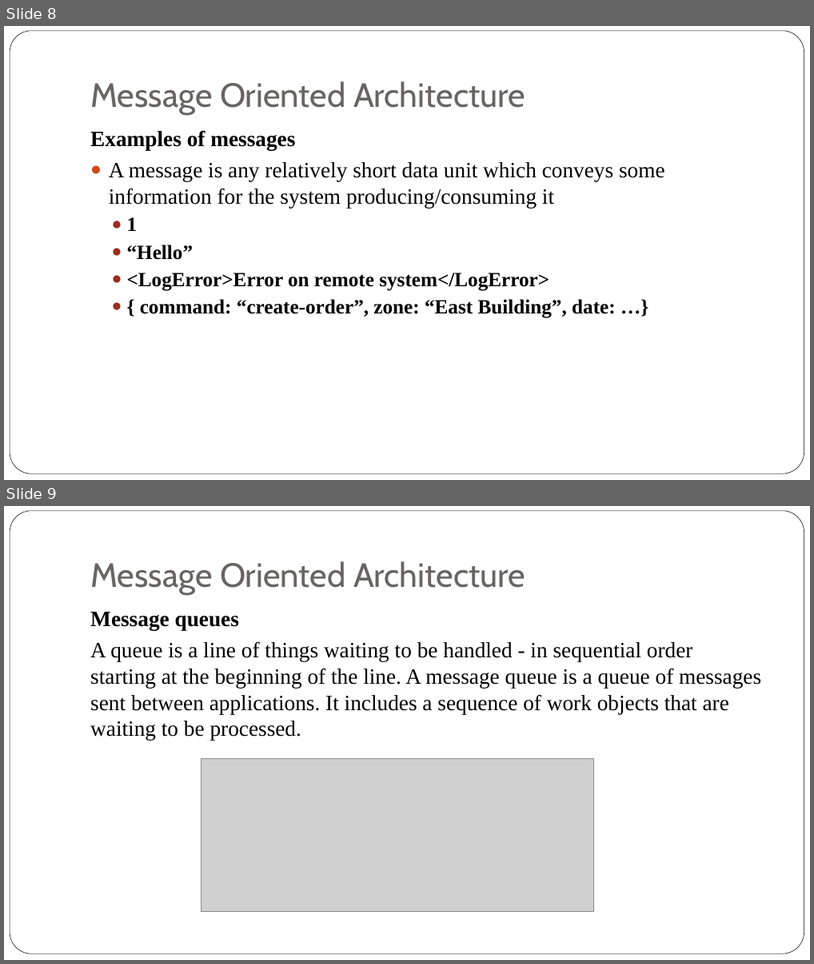
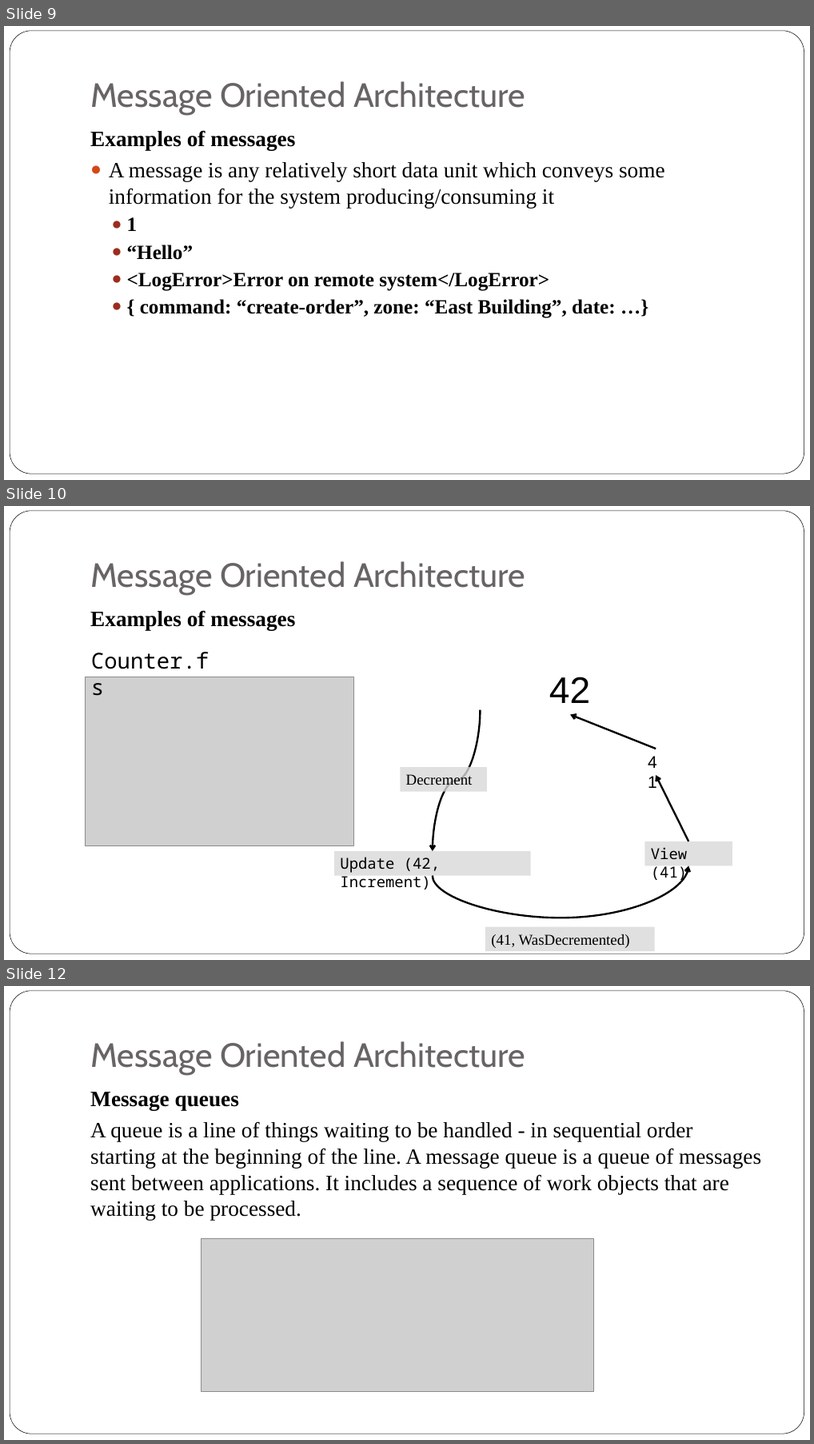
Before and after one commit to iskandersierra/DevSharp, a slide deck: Docs/Distributed Architecture.pptx. Shown one above the other, each under a label of ours: slides 8 and 9 before the commit, slides 9, 10 and 12 after it; the slides between them are not shown. The pictures are 814x964 and 814x1444 pixels, drawn with LibreOffice and Linux fonts; fonts in the diff are those of the drawing; grey boxes stand for pictures; background and template pictures are left out. Boxes give left, top, right and bottom in pixels: in the first picture for what was removed or moved away, otherwise in the second. Text is boxed around its words. In the diff, an @@ line names an element or a change of style, - is before the commit and + after.

```diff
--- a/Docs/Distributed Architecture.pptx
+++ b/Docs/Distributed Architecture.pptx
@@ slide 10 added at (4, 506, 810, 960), background #FFFFFF; not listed: 1 template element that a slide beside it also shows @@
@@ title added at (90, 561, 526, 595), 40 pt, text #696464 @@
+Message Oriented Architecture
@@ text added at (90, 610, 295, 630), 26 pt, text #000000, bold @@
+Examples of messages
@@ text added at (91, 652, 209, 669), 26 pt, text #000000 @@
+Counter.fs
@@ picture added at (85, 676, 354, 845) @@
@@ text added at (550, 676, 590, 703), 44 pt, text #000000 @@
+42
@@ curved arrow added from (481, 710) to (433, 851), #000000 2.25 pt @@
@@ arrow added from (656, 748) to (571, 715), #000000 2.25 pt @@
@@ rectangle added at (400, 768, 487, 792), fill #D9D9D9 at 80% opacity, 18 pt, text #000000 @@
+Decrement
@@ arrow added from (689, 841) to (656, 776), #000000 2.25 pt @@
@@ rectangle added at (646, 841, 733, 865), fill #D9D9D9 at 80% opacity, 18 pt, text #000000 @@
+View (41)
@@ rectangle added at (334, 851, 531, 875), fill #D9D9D9 at 80% opacity, 18 pt, text #000000 @@
+Update (42, Increment)
@@ curved arrow added from (433, 876) to (689, 865), #000000 2.25 pt @@
@@ text added at (651, 866, 687, 882), 20 pt, text #000000 @@
+41
@@ rectangle added at (486, 927, 655, 951), fill #D9D9D9 at 80% opacity, 18 pt, text #000000 @@
+(41, WasDecremented)
@@ what was slide 8 is now slide 9 @@
@@ what was slide 9 is now slide 12 @@
```
Also in this commit, not shown: 6 slides changed, 6 other slides added, 3 slides removed.
